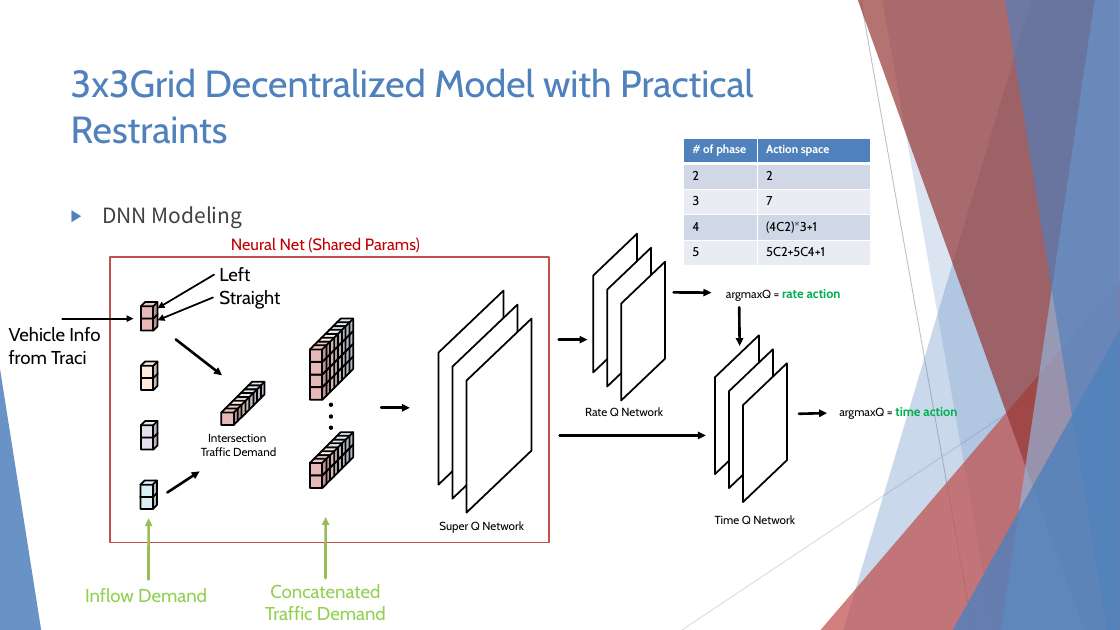
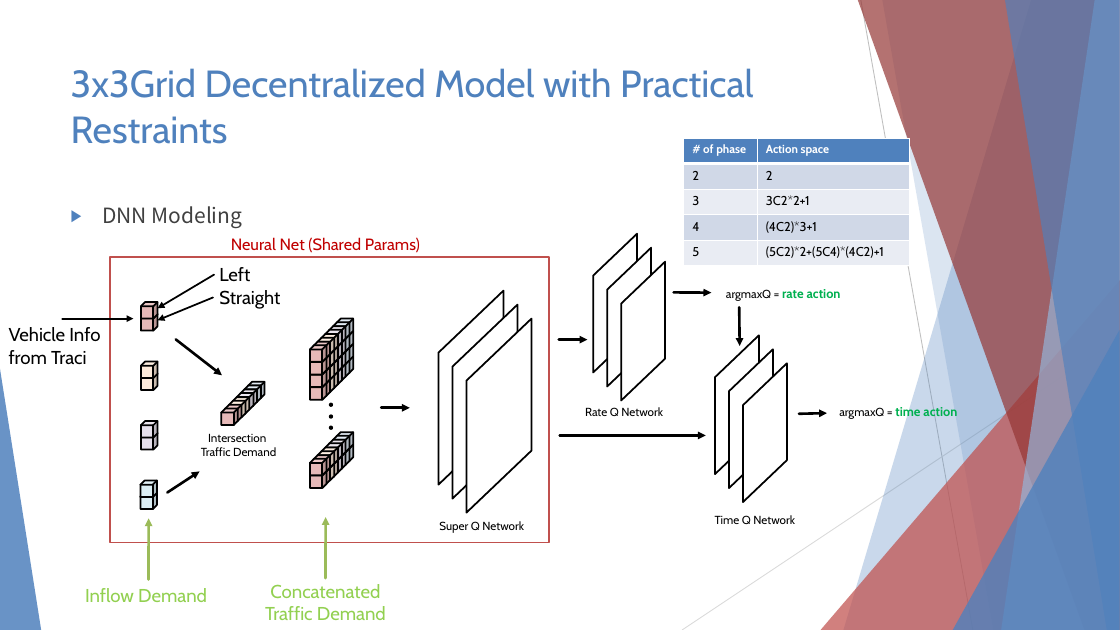
Before and after one commit to 3neutronstar/rl-constraints-traffic, a slide deck: slide 9 of Traffic Optimization Final Speech.pptx. Drawn at 1120x630 pixels with LibreOffice and Linux fonts; fonts in the diff are those of the drawing. Boxes give left, top, right and bottom in pixels: in the first picture for what was removed or moved away, otherwise in the second. Text is boxed around its words. In the diff, an @@ line names an element or a change of style, - is before the commit and + after.

```diff
--- a/Traffic Optimization Final Speech.pptx
+++ b/Traffic Optimization Final Speech.pptx
@@ table at (x1=684, y1=139, x2=910, y2=266) @@
-row 3, column 2: 7
+row 3, column 2: 3C2*2+1
-row 5, column 2: 5C2+5C4+1
+row 5, column 2: (5C2)*2+(5C4)*(4C2)+1
@@ table resized from (x1=684, y1=139, x2=871, y2=266) to (x1=684, y1=139, x2=910, y2=266) @@
```
Also in this commit, not shown: 1 other slide changed, 1 slide added, 1 other file.
